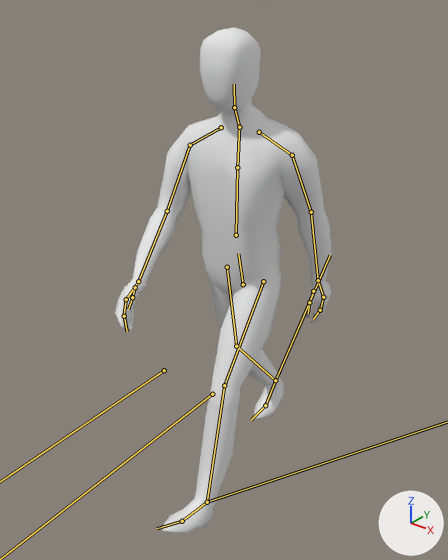
What one commit did to the FBX model Content/Mannequin/Character/Mesh/Bipedal/bipedal.fbx.
Camera for both pictures: a 50 mm camera at (1.31, -1.759, 1.924) aimed at (-0.029, -0.086, 0.886). The lights are fixed; the arrows at lower right show +X, +Y and +Z. Both versions are drawn at frame 1 of the action 'Bipedal|Walk'; the numbers are the values there. The bones that bend it are drawn over the model as lines.

Objects in the first picture: 'Bipedal_Mesh'.
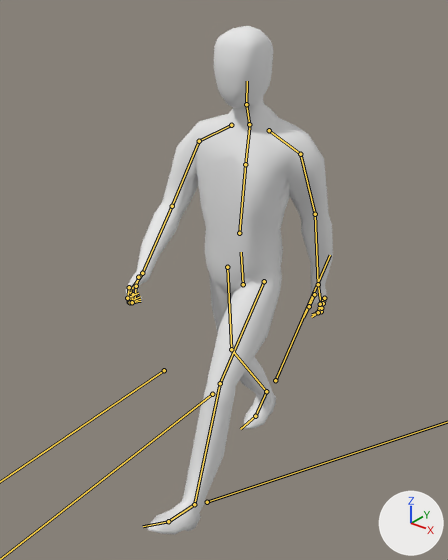
The edits, one by one:
Bone 'Hips' (bone_hips) turns from (5, -5, 0) to (0, -5, 0) degrees about its own x, y and z.
Bone 'Head' (bone_head) turns from (-4, 3, 0) to (0, 3, 0) degrees about its own x, y and z.

Location of each change, (x1, y1, x2, y2) in pixels of the pictures (448 x 560 px):
'Bipedal_Mesh', posed: before (115, 27, 332, 534); after (126, 26, 333, 535)
bone 'Hips', root to tip: before (243, 284) to (238, 253); after (243, 284) to (241, 252)
bone 'Head', root to tip: before (234, 107) to (234, 84); after (246, 104) to (247, 81)
